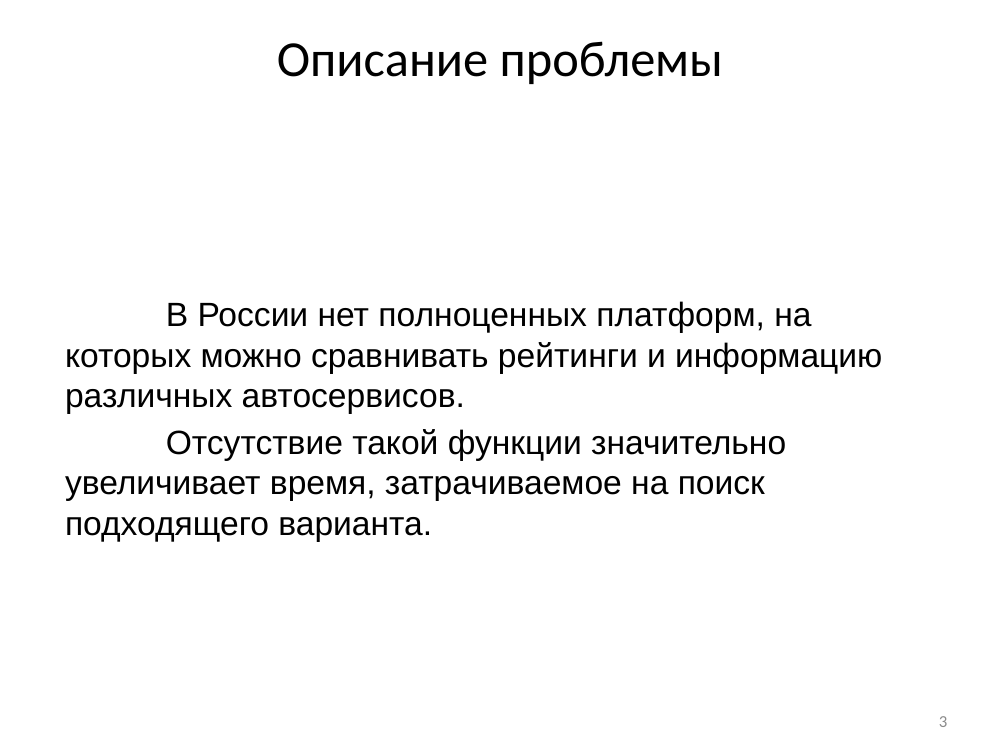
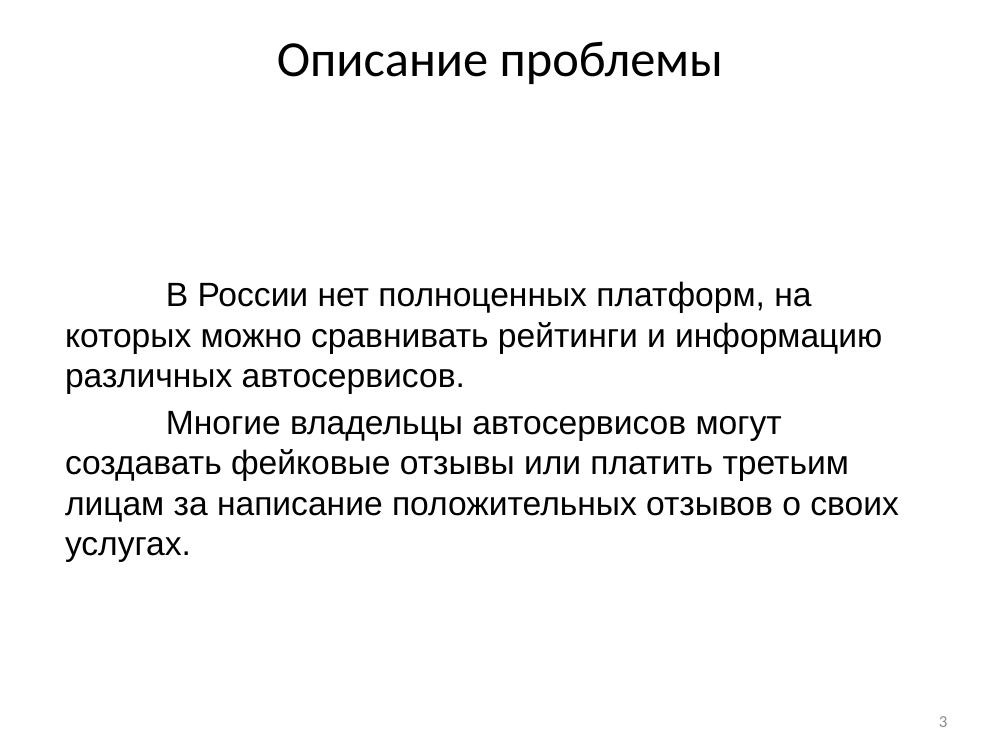
Before and after one commit to vadimgilka/-arRatingWebsite, a slide deck: slide 3 of Documentation/My documentation/Predzashita_Gailevich.pptx. Drawn at 1008x756 pixels with LibreOffice and Linux fonts; fonts in the diff are those of the drawing. Boxes give left, top, right and bottom in pixels: in the first picture for what was removed or moved away, otherwise in the second. Text is boxed around its words. In the diff, an @@ line names an element or a change of style, - is before the commit and + after.

```diff
--- a/Documentation/My documentation/Predzashita_Gailevich.pptx
+++ b/Documentation/My documentation/Predzashita_Gailevich.pptx
@@ subtitle at box(65, 411, 899, 562): text changed @@
-Отсутствие такой функции значительно увеличивает время, затрачиваемое на поиск подходящего варианта.
+Многие владельцы автосервисов могут создавать фейковые отзывы или платить третьим лицам за написание положительных отзывов о своих услугах.
```
Also in this commit, not shown: 4 other slides changed, 2 slides added.
